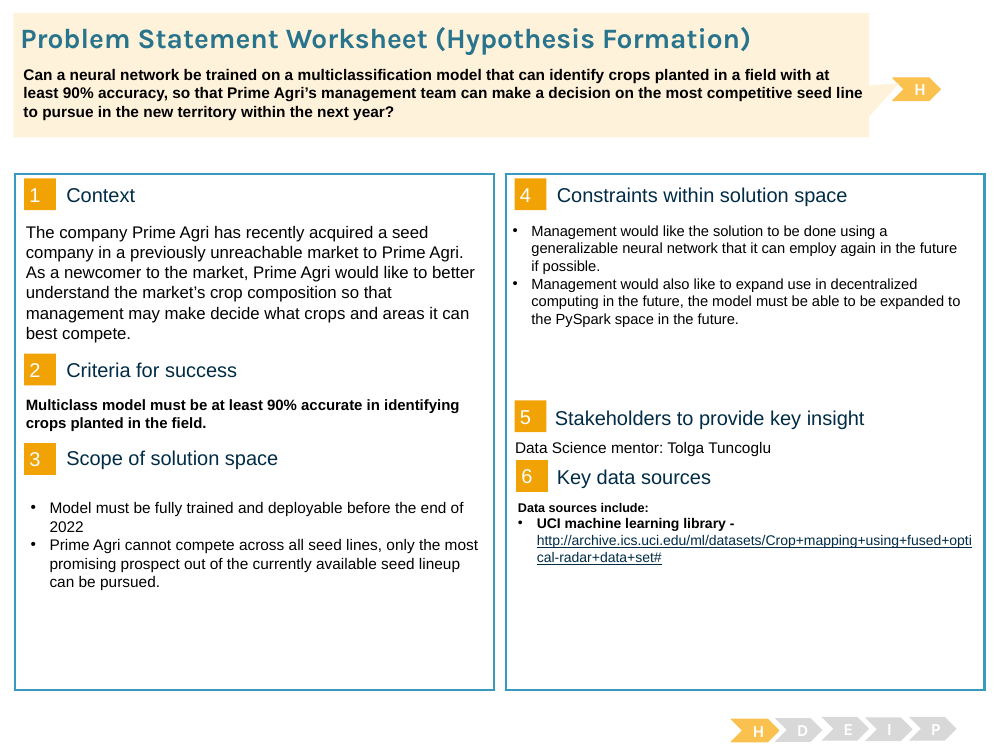
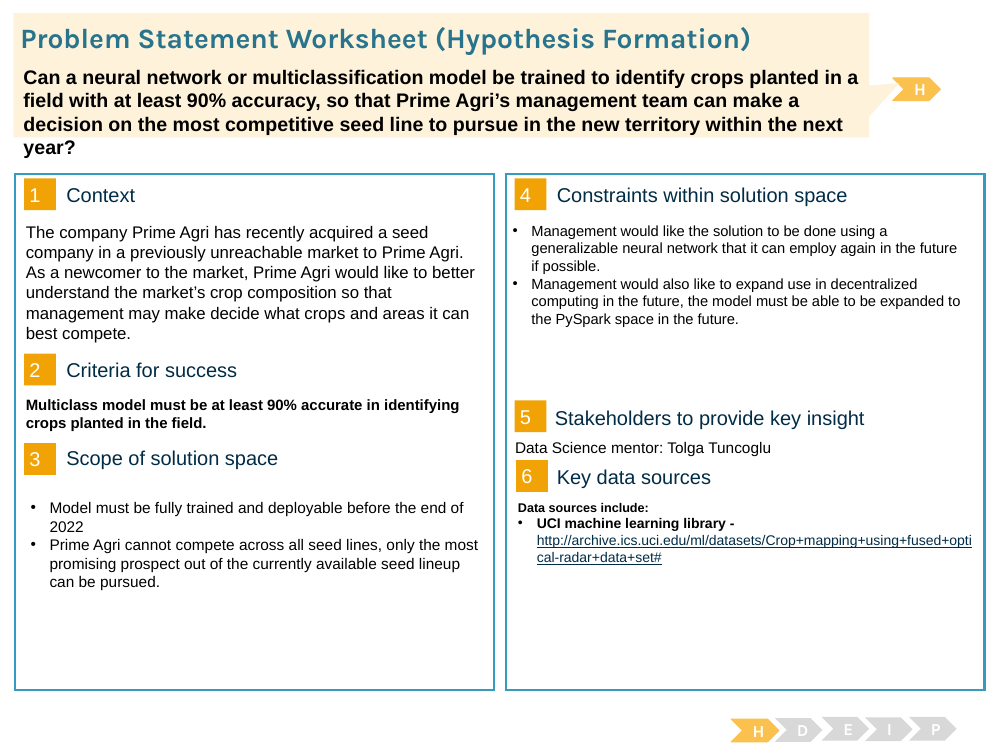
Before and after one commit to fromo19/Capstone_3, a slide deck: slide 1 of Capstone 3 Problem Statement [Cole Romanyk].pptx. Drawn at 1008x756 pixels with LibreOffice and Linux fonts; fonts in the diff are those of the drawing. Boxes give left, top, right and bottom in pixels: in the first picture for what was removed or moved away, otherwise in the second. Text is boxed around its words. In the diff, an @@ line names an element or a change of style, - is before the commit and + after.

```diff
--- a/Capstone 3 Problem Statement [Cole Romanyk].pptx
+++ b/Capstone 3 Problem Statement [Cole Romanyk].pptx
@@ text at (x1=23, y1=69, x2=858, y2=158): text changed; size 11 to 14 pt @@
-Can a neural network be trained on a multiclassification model that can identify crops planted in a field with at least 90% accuracy, so that Prime Agri’s management team can make a decision on the most competitive seed line to pursue in the new territory within the next year?
+Can a neural network or multiclassification model be trained to identify crops planted in a field with at least 90% accuracy, so that Prime Agri’s management team can make a decision on the most competitive seed line to pursue in the new territory within the next year?
```
